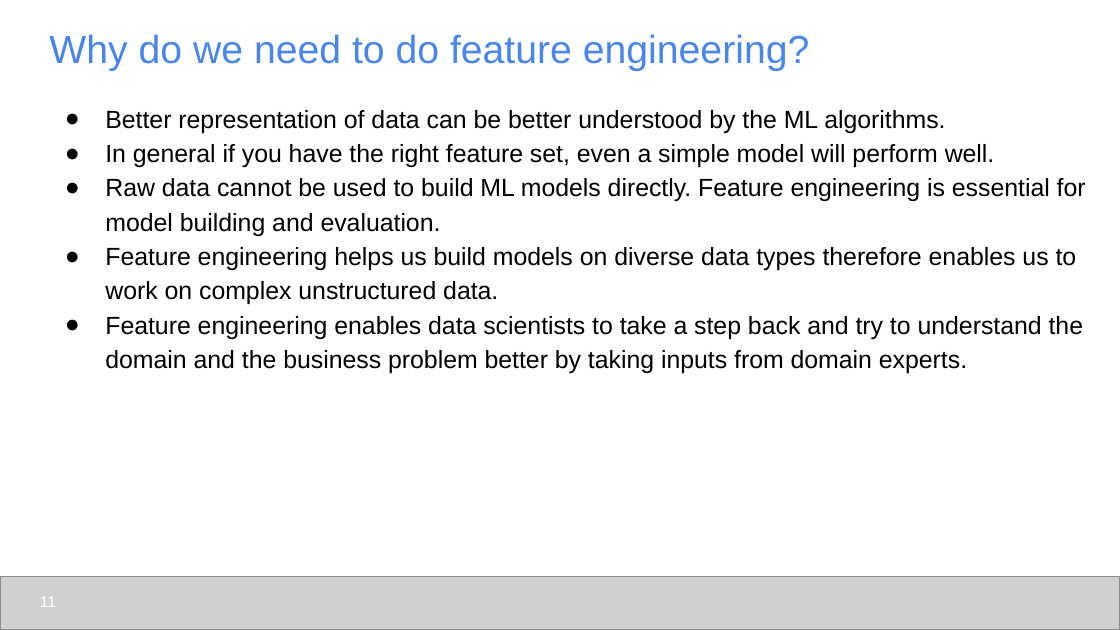
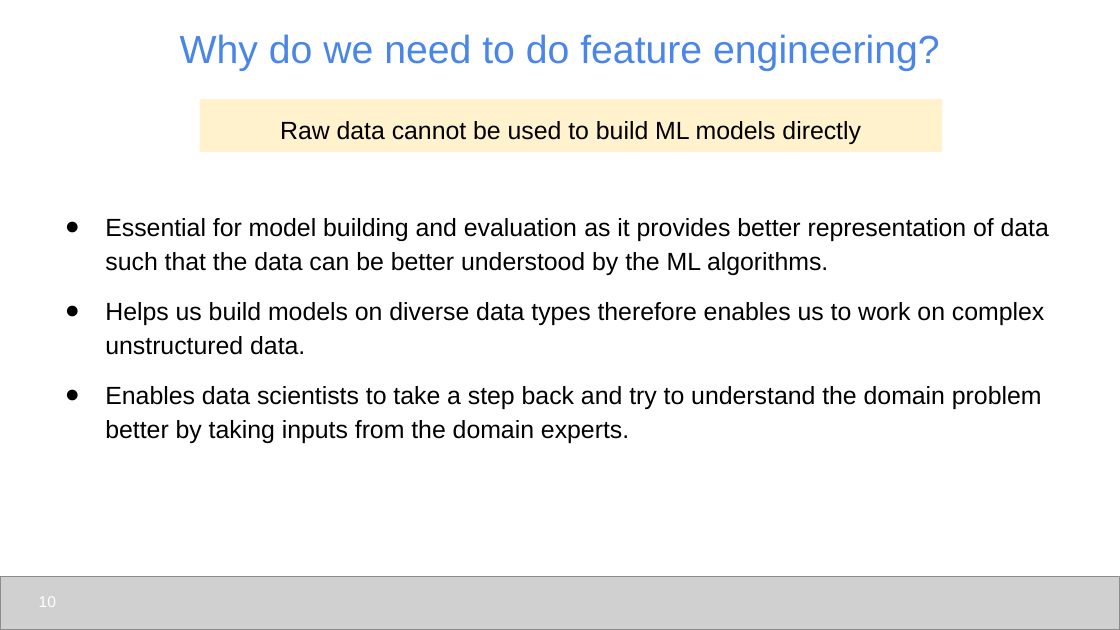
Before and after one commit to udel-cbcb/al_ml_workshop, a slide deck: slide 10 of Day_3/Lectures/Day_3_Lecture_Feature_Engineering_Scaling_Selection.pptx (slide 11 before the commit). Drawn at 1120x630 pixels with LibreOffice and Linux fonts; fonts in the diff are those of the drawing; grey boxes stand for pictures. Boxes give left, top, right and bottom in pixels: in the first picture for what was removed or moved away, otherwise in the second. Text is boxed around its words. In the diff, an @@ line names an element or a change of style, - is before the commit and + after.

```diff
--- a/Day_3/Lectures/Day_3_Lecture_Feature_Engineering_Scaling_Selection.pptx
+++ b/Day_3/Lectures/Day_3_Lecture_Feature_Engineering_Scaling_Selection.pptx
@@ title "Why do we need to ..." at (x1=180, y1=34, x2=940, y2=71): alignment left to centre @@
@@ rectangle added at (x1=199, y1=100, x2=942, y2=152), fill #FFF2CC, 16 pt, text #000000 @@
+Raw data cannot be used to build ML models directly
@@ text at (x1=105, y1=218, x2=1049, y2=443): text changed @@
-● Better representation of data can be better understood by the ML algorithms.
-● In general if you have the right feature set, even a simple model will perform well.
-● Raw data cannot be used to build ML models directly. Feature engineering is essential for model building and evaluation.
-● Feature engineering helps us build models on diverse data types therefore enables us to work on complex unstructured data.
-● Feature engineering enables data scientists to take a step back and try to understand the domain and the business problem better by taking inputs from domain experts.
+● Essential for model building and evaluation as it provides better representation of data such that the data can be better understood by the ML algorithms.
+● Helps us build models on diverse data types therefore enables us to work on complex unstructured data.
+● Enables data scientists to take a step back and try to understand the domain problem better by taking inputs from the domain experts.
@@ page number at (x1=39, y1=597, x2=56, y2=607): text changed @@
-11
+10
```
Also in this commit, not shown: 29 other slides changed, 1 slide added, 3 slides removed, 12 other files.
